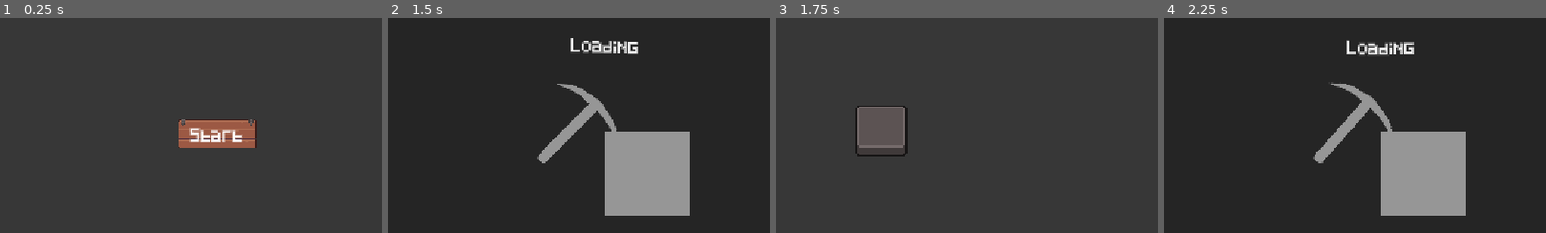
Above: before the commit, frames 1-4 (left to right).
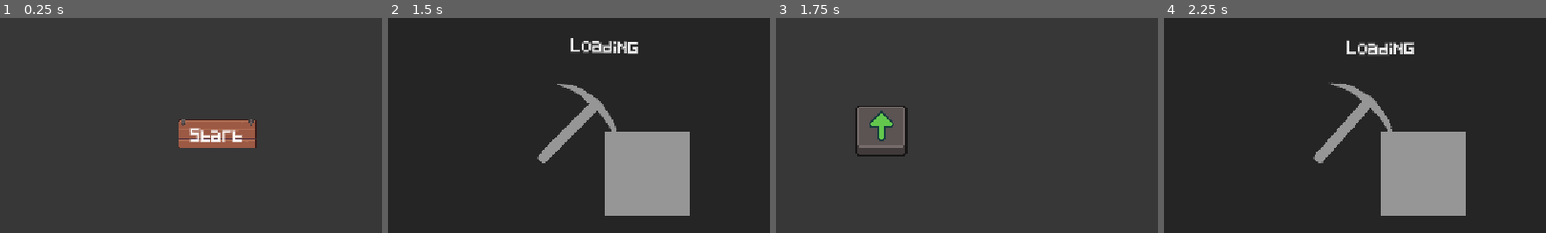
Above: after the commit, the same moments.

Repository: jakoofficial/DigNew
Game: Godot game, scene res://Scenes/MainMenu.tscn
Two runs of this game, one before a commit and one after it. Both use one fixed random seed, a clock stepped at 60 frames per second and the inputs below. The engine's default icon, where the game draws it, is replaced by a stand-in: a white triangle on a blue panel in a dark square.
Inputs (mouse positions are % of the whole screen's width and height, from its top left):
- Up to frame 1 (0.25 s): no input
- Up to frame 2 (1.5 s): click "Start" at 0.5 s; move the mouse to (72, 45) at 1.27 s; click (72, 45) at 1.42 s
- Up to frame 3 (1.75 s): no input
- Up to frame 4 (2.25 s): click "Go dig" at 2 s
The pictures show only the part of the screen within x 22-72%, y 23-73%; the shares and areas given below are measured in that part.

Frames 1-2 are identical in both runs. In frame 3, 0.5% of the frame differs, in the area x 24-31%, y 43-58%; in frame 4, nothing differs.

Commit message:
Added new icons for skills and updated the names

Diff:
--- a/Nodes/SkillTree/skill_node.tscn
+++ b/Nodes/SkillTree/skill_node.tscn
@@ -22,6 +22,9 @@
 hframes = 2
 vframes = 2
 frame = 1
+
+[node name="SkillIcon" type="Sprite2D" parent="." unique_id=585495671]
+scale = Vector2(1.25, 1.25)
 
 [node name="CollisionShape2D" type="CollisionShape2D" parent="." unique_id=1091383155]
 shape = SubResource("RectangleShape2D_el3if")
--- a/Scenes/Globals/SkillTreeInfo.tscn
+++ b/Scenes/Globals/SkillTreeInfo.tscn
@@ -2,17 +2,32 @@
 
 [ext_resource type="Script" uid="uid://bo4lo8h5nnynw" path="res://Scripts/Globals/skill_tree_info.gd" id="1_5xx86"]
 [ext_resource type="Script" uid="uid://d4hkstn8p728s" path="res://Resources/SkillRes.gd" id="2_lqdd7"]
+[ext_resource type="Texture2D" uid="uid://bwxinb84t45a" path="res://Sprites/Icons/Skill_Icons.png" id="3_t88sh"]
+
+[sub_resource type="AtlasTexture" id="AtlasTexture_x0sfq"]
+atlas = ExtResource("3_t88sh")
+region = Rect2(0, 0, 64, 64)
 
 [sub_resource type="Resource" id="Resource_t88sh"]
 script = ExtResource("2_lqdd7")
+_Icon = SubResource("AtlasTexture_x0sfq")
 is_unlocked = true
-_Name = "S_first"
-_Unlocks = Array[String](["S_second"])
+_Name = "Stamina+"
+_Description = "Increases stamina by 1"
+_Unlocks = Array[String](["Damage+"])
 metadata/_custom_type_script = "uid://d4hkstn8p728s"
+
+[sub_resource type="AtlasTexture" id="AtlasTexture_t88sh"]
+atlas = ExtResource("3_t88sh")
+region = Rect2(64, 0, 64, 64)
 
 [sub_resource type="Resource" id="Resource_lqdd7"]
 script = ExtResource("2_lqdd7")
-_Name = "S_second"
+_Icon = SubResource("AtlasTexture_t88sh")
+_Name = "Damage+"
+_Cost = 2
+_Description = "Increses damage pr. dig by 1"
+_UpgradeType = 1
 metadata/_custom_type_script = "uid://d4hkstn8p728s"
 
 [node name="SkillTreeInfo" type="Node2D" unique_id=924719629]
--- a/Scenes/SkillTree.tscn
+++ b/Scenes/SkillTree.tscn
@@ -77,8 +77,8 @@
 
 [node name="SkillNode" parent="Skills" unique_id=495638960 instance=ExtResource("4_p2c2s")]
 position = Vector2(408, 320)
-Skill_Name = "S_first"
+Skill_Name = "Stamina+"
 
 [node name="SkillNode2" parent="Skills" unique_id=436947380 instance=ExtResource("4_p2c2s")]
 position = Vector2(696, 192)
-Skill_Name = "S_second"
+Skill_Name = "Damage+"
--- a/Scripts/SkillTree/skill_node.gd
+++ b/Scripts/SkillTree/skill_node.gd
@@ -1,6 +1,7 @@
 extends Area2D
 @onready var hover_info: Control = $HoverInfo
 @export var Skill_Name: String = ""
+@onready var skill_icon: Sprite2D = $SkillIcon
 
 var skill_res: SkillRes
 
@@ -11,6 +12,7 @@
 	connect("mouse_entered", _on_mouse_entered)
 	connect("mouse_exited", _on_mouse_exited)
 	skill_res = (SkillTreeInfo as STI).GetSkill(Skill_Name)
+	skill_icon.texture = skill_res._Icon
 
 func _on_mouse_entered() -> void:
 	hovered = true
@@ -40,6 +42,7 @@
 
 	if skill_res._Finished:
 		$Sprite2D.frame = 2
+		skill_icon.self_modulate.a = 0.5
 
 	if skill_res._UnlockRequirementAmount <= skill_res._LevelCurr:
 		if skill_res._Unlocks.size() > 0:
Binary file added: Sprites/Icons/Skill_Icons.png
Not shown, added: Sprites/Icons/Skill_Icons.png.import
